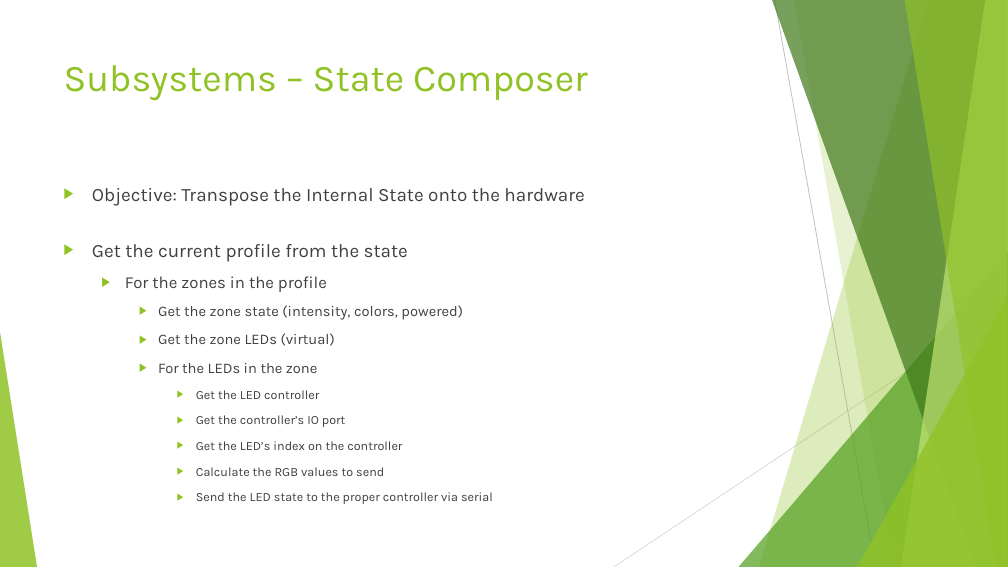
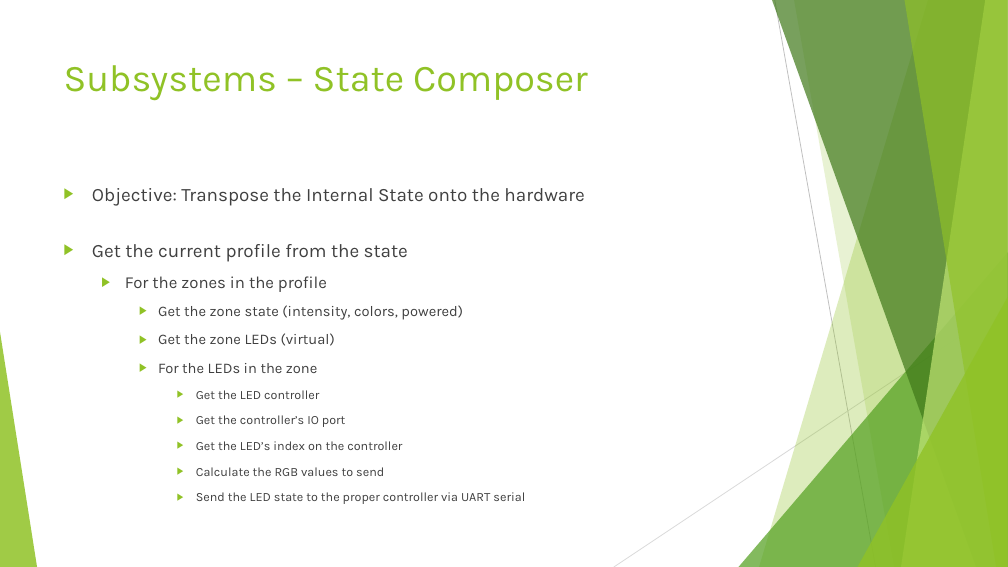
Before and after one commit to HodginAustin/Winter-Is-Coming, a slide deck: slide 7 of Documents/PresentationWinter/Winter Presentation.pptx. Drawn at 1008x567 pixels with LibreOffice and Linux fonts; fonts in the diff are those of the drawing. Boxes give left, top, right and bottom in pixels: in the first picture for what was removed or moved away, otherwise in the second. Text is boxed around its words. In the diff, an @@ line names an element or a change of style, - is before the commit and + after.

Commit message:
couple of additions to slides

```diff
--- a/Documents/PresentationWinter/Winter Presentation.pptx
+++ b/Documents/PresentationWinter/Winter Presentation.pptx
@@ text at [196, 492, 525, 504]: text changed @@
-      ▶ Send the LED state to the proper controller via serial
+      ▶ Send the LED state to the proper controller via UART serial
```
